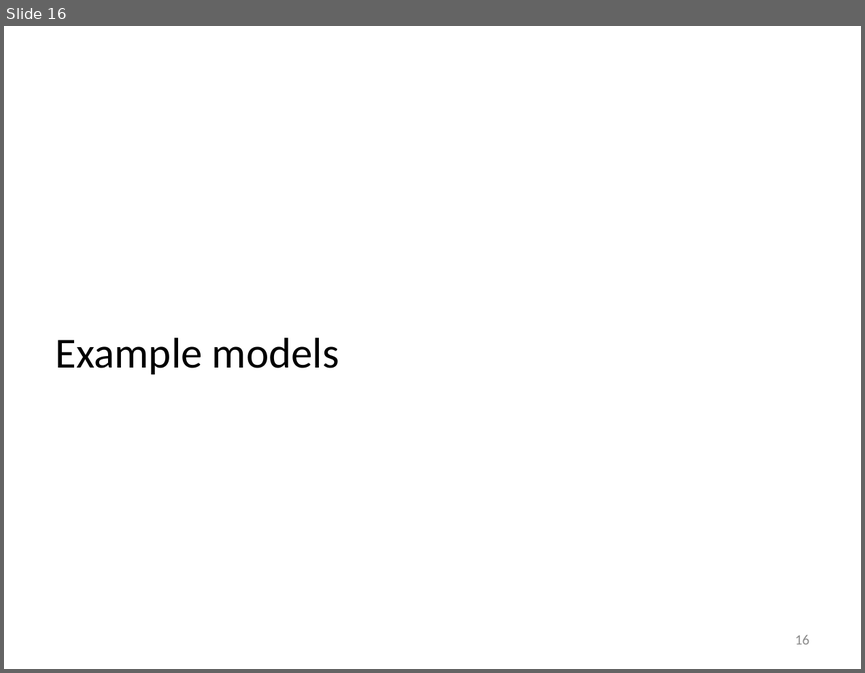
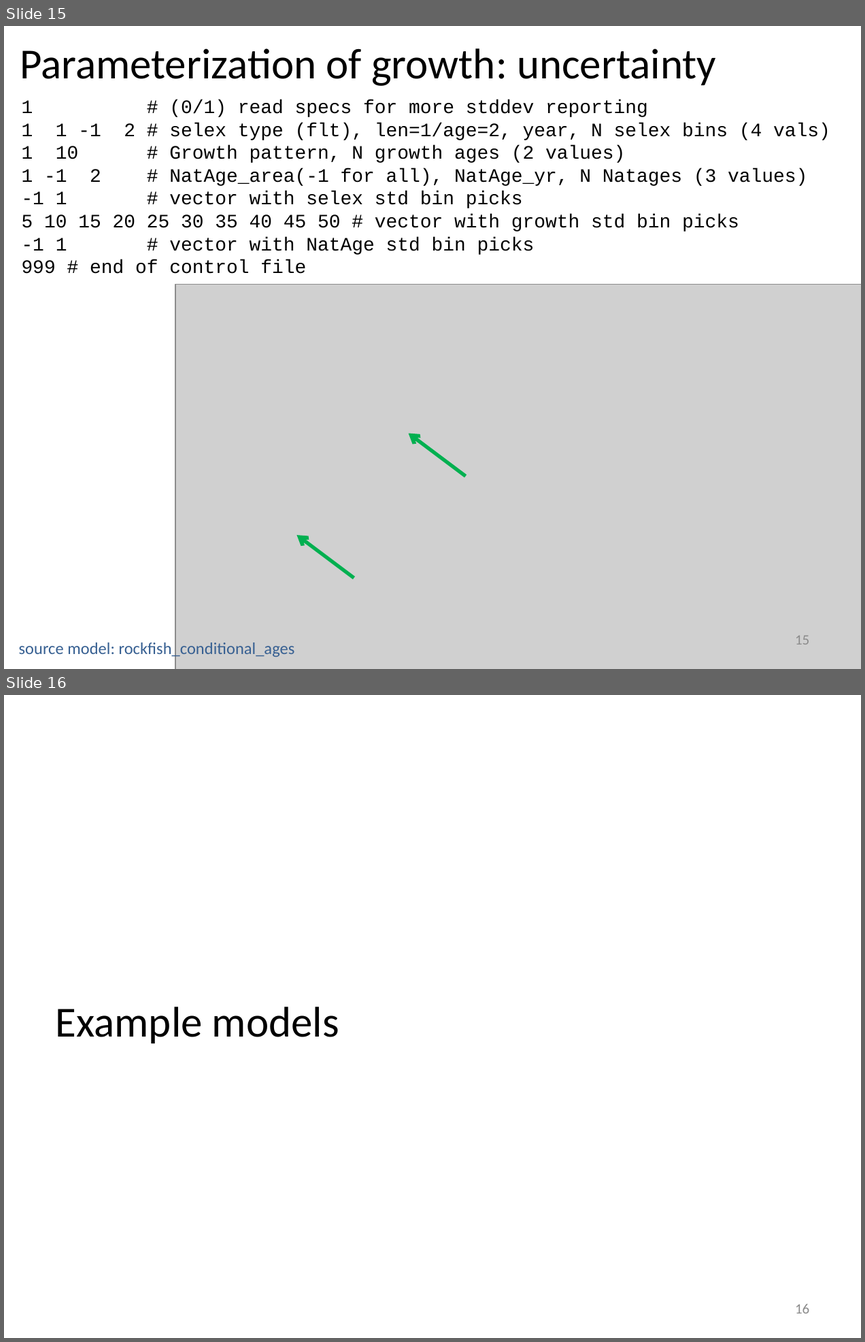
Before and after one commit to iantaylor-NOAA/SSgrowth, a slide deck: Modeling growth in SS.pptx. Shown one above the other, each under a label of ours: slide 16 before the commit, slides 15 and 16 after it. The pictures are 865x673 and 865x1342 pixels, drawn with LibreOffice and Linux fonts; fonts in the diff are those of the drawing; grey boxes stand for pictures. Boxes give left, top, right and bottom in pixels: in the first picture for what was removed or moved away, otherwise in the second. Text is boxed around its words. In the diff, an @@ line names an element or a change of style, - is before the commit and + after.

```diff
--- a/Modeling growth in SS.pptx
+++ b/Modeling growth in SS.pptx
@@ slide 15 added at [4,26,861,669], background #FFFFFF @@
@@ title added at [20,48,716,86], 36 pt, text #000000 @@
+Parameterization of growth: uncertainty
@@ text added at [22,99,830,274], 16 pt, text #000000 @@
+1 # (0/1) read specs for more stddev reporting
+1 1 -1 2 # selex type (flt), len=1/age=2, year, N selex bins (4 vals)
+1 10 # Growth pattern, N growth ages (2 values)
+1 -1 2 # NatAge_area(-1 for all), NatAge_yr, N Natages (3 values)
+-1 1 # vector with selex std bin picks
+5 10 15 20 25 30 35 40 45 50 # vector with growth std bin picks
+-1 1 # vector with NatAge std bin picks
+999 # end of control file
@@ picture added at [175,284,861,669] @@
@@ arrow added from (466, 476) to (409, 433), #00B050 3 pt @@
@@ arrow added from (354, 577) to (297, 535), #00B050 3 pt @@
@@ page number added at [795,635,809,644], 12 pt, text #8C8C8C @@
+15
@@ text added at [19,640,295,658], 14 pt, text #376092 @@
+source model: rockfish_conditional_ages
```
Also in this commit, not shown: 3 other slides added, 1 slide removed, 4 other files.
